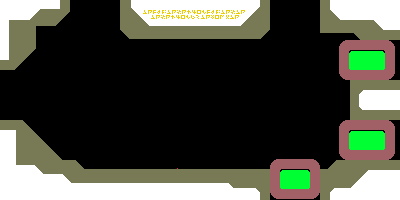
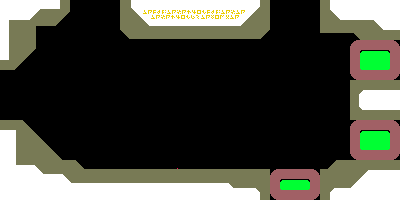
Before/after of a (400, 200) layered artwork. What changed in the layer stack:
painted on "vault_lab.png copy" over 270, 40, 400, 200
